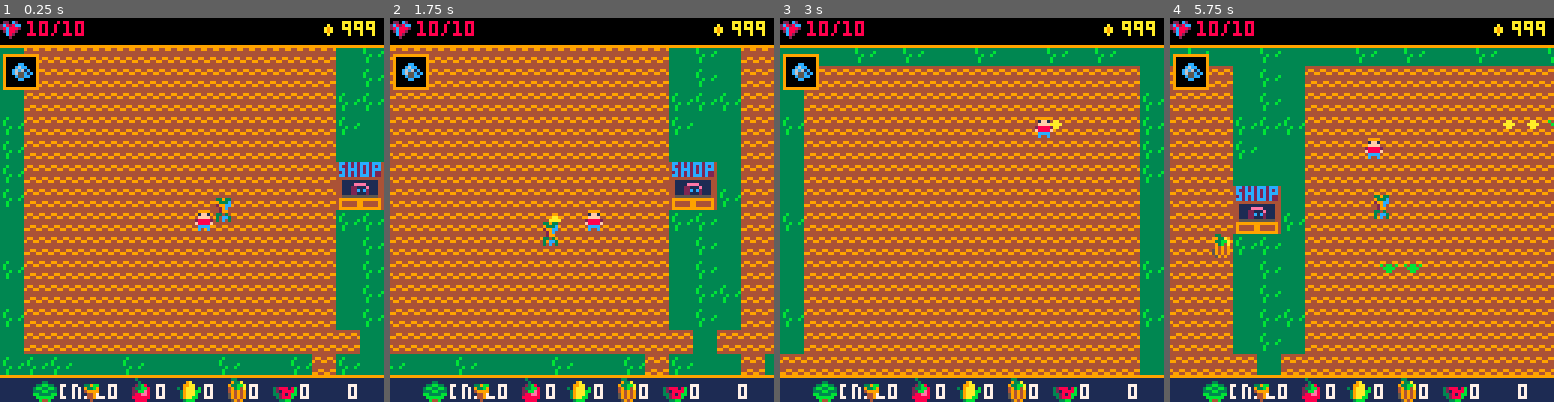
Above: before the commit, frames 1-4 (left to right).
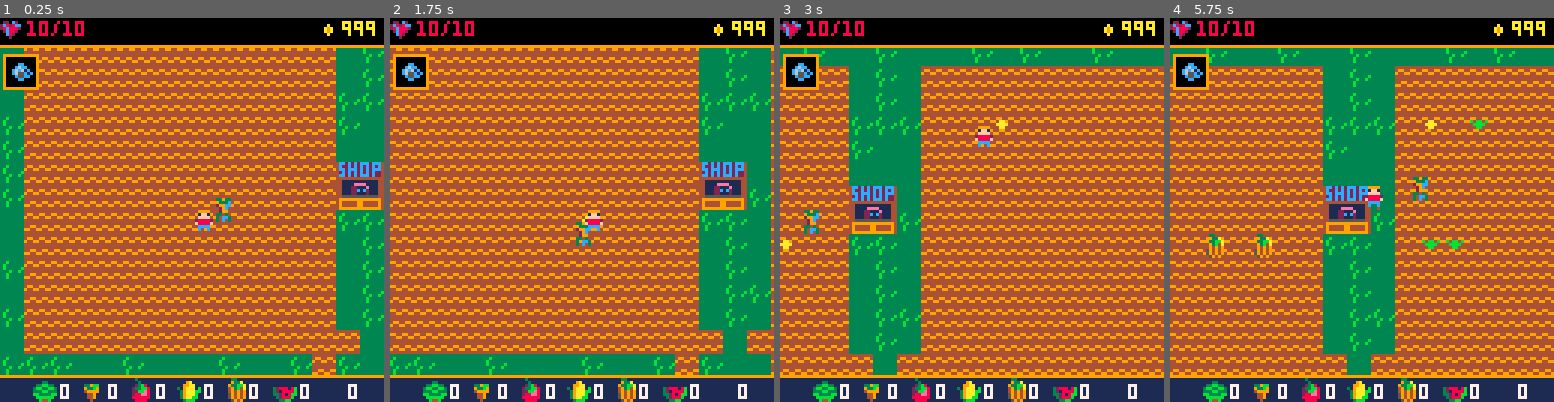
Above: after the commit, the same moments.

Repository: alexjbusch/GameJam2020
Game: PICO-8 cartridge GMTK-GameJam2020-Game/necrofarmicon.p8
Same seed, same stepped clock (60 frames per second), same inputs: the game is played once before the commit and once after it.
Inputs:
- Up to frame 1 (0.25 s): no input
- Up to frame 2 (1.75 s): tap X (X key) at 0.33, 1.07 s; tap O (Z key) at 0.7, 1.7 s; hold Right from 1.6 s (still down)
- Up to frame 3 (3 s): tap X (X key) at 1.85, 2.97 s; release Right at 2.1 s; tap O (Z key) at 2.1, 2.5, 2.9 s; hold Up 2.15-2.42 s; hold Right from 2.47 s (still down)
- Up to frame 4 (5.75 s): release Right at 3.03 s; hold Left 3.08-3.58 s; tap O (Z key) every 0.4 s from 3.3 to 5.7 s; hold Down 3.63-3.97 s; hold Right 4.02-4.68 s; tap X (X key) at 4.08, 5.2 s; hold Up 4.73-5.03 s; hold Left 5.08-5.68 s; hold Down from 5.73 s (still down)

The runs differ from the first frame. In frame 1, 0.1% of the frame differs, in the area x 17-28%, y 95-100%; in frame 2, 45%; in frame 3, 39%; in frame 4, 55%, in the area x 0-100%, y 7-100%.

Commit message:
reverted cabbage to lettuce, added dash functionality

Diff:
--- a/GMTK-GameJam2020-Game/necrofarmicon.p8
+++ b/GMTK-GameJam2020-Game/necrofarmicon.p8
@@ -116,16 +116,20 @@
 w=8,
 h=8,
 hp=10,
-speed=1.2,
+speed=.6,
 sprite=0,
 direction="right",
 item="watering_pail",
 seed="pumpkin",
-harvested={cabbage=0,carrot=0,tomato=0,corn=0,melon=0,pumpkin=0,lemon=0},
+harvested={lettuce=0,carrot=0,tomato=0,corn=0,melon=0,pumpkin=0,lemon=0},
 running=false,
 anim_timer=0,
 dash_ready=false,
+dash_distance=16,
+dash_cooldown=0,--not implemented
+keypress_timer=0,
 register={0,0,0,0},
+
 update=function(self)
 
  self:handle_movement()
@@ -150,6 +154,22 @@
 
 end,
 handle_movement=function(self)
+ --dash logic
+ if self.last_key_pressed!=nil then
+  self.keypress_timer+=delta_time
+  if not btn(⬅️) and
+     not btn(➡️) and
+     not btn(⬆️) and
+     not btn(⬇️) then
+    self.dash_ready=true
+  end
+ end
+ if self.keypress_timer > .7 then
+  self.last_key_pressed=nil
+  self.keypress_timer=0
+  self.dash_ready=false
+ end
+ --move keys
  if btn(➡️) then
 	  if self.x < boundary_x-8 then
 		  self.x+=self.speed
@@ -157,7 +177,11 @@
 		  self.last_key_pressed=➡️
 		  self.running=true
 		  if self.dash_ready then
-		   self.x+=8
+		   if btn(self.last_key_pressed) then
+		    self.x+=self.dash_distance
+		    self.dash_ready=false
+		    self.last_button_pressed=nil
+		   end
 		  end
 	  end
  end
@@ -168,7 +192,11 @@
 	  self.running=true
 	  self.last_key_pressed=⬅️
 	  if self.dash_ready then
-	   self.x-=8
+    if btn(self.last_key_pressed) then
+	    self.x-=self.dash_distance
+	    self.dash_ready=false
+		   self.last_button_pressed=nil
+	   end
 	  end
 	 end
  end
@@ -179,7 +207,11 @@
 	  self.running=true
 	  self.last_key_pressed=⬆️
 	  if self.dash_ready then
-	   self.y-=8
+    if btn(self.last_key_pressed) then
+	    self.y-=self.dash_distance
+	    self.dash_ready=false
+		   self.last_button_pressed=nil
+	   end
 	  end
 	 end
  end
@@ -190,7 +222,11 @@
 	  self.running=true
 	  self.last_key_pressed=⬇️
 	  if self.dash_ready then
-	   self.y+=8
+    if btn(self.last_key_pressed) then
+	    self.y+=self.dash_distance
+	    self.dash_ready=false
+		   self.last_button_pressed=nil
+	   end
 	  end
 	 end
  end
@@ -371,7 +407,7 @@
 	  self.sprite=95
 	 elseif self.class == "melon" then
 	  self.sprite=79
-	 elseif self.class == "cabbage" then
+	 elseif self.class == "lettuce" then
 	  self.sprite=96
 	 elseif self.class == "lemon" then
 	  self.sprite=112
